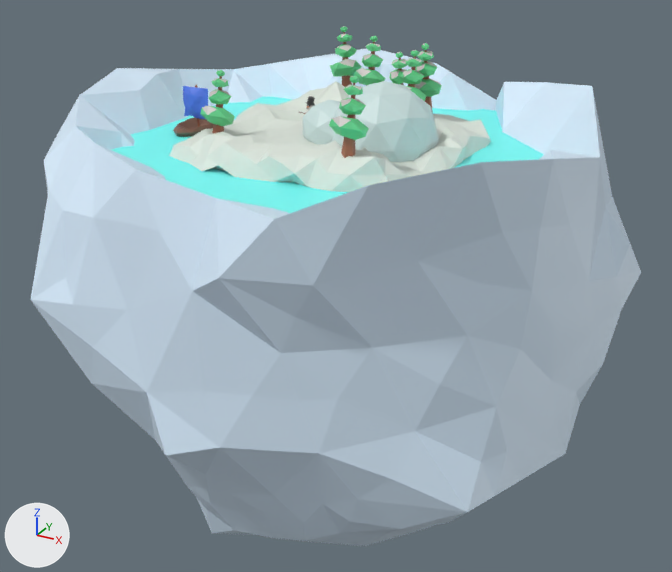
What one commit did to the glTF model NorthPole.glb.
One viewpoint serves both versions: a camera (50 mm lens) standing at (213.0, -376.0, 154.0) and looking at (1.0, 11.0, -40.0). Every picture has the same lights, and +X, +Y and +Z are marked at lower left. Where no turn or scale is listed for an object, it has been applied to the vertices.

Objects in the first picture: 'Cube', 'Icosphere.001', 'Icosphere.002', 'Plane', 'Plane.001', 'Tree3.001', 'Tree3.003', 'Tree3.004', 'Tree3.005', 'Tree3.006'.
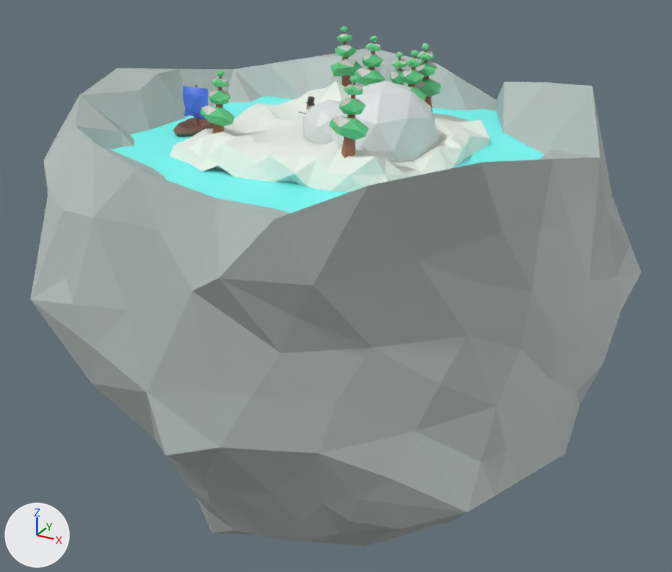
The edits, one by one:
Material 'ice' (mat_ice) changes colour from white #daeeff to light grey #b4bfbc; in linear values from (0.701, 0.857, 1.0) to (0.455, 0.521, 0.501).

Boxes (x1, y1, x2, y2) around the edits, measured in the pictures (672 x 572 px):
'Plane', recoloured (white to grey): (30, 49, 641, 546) in both
